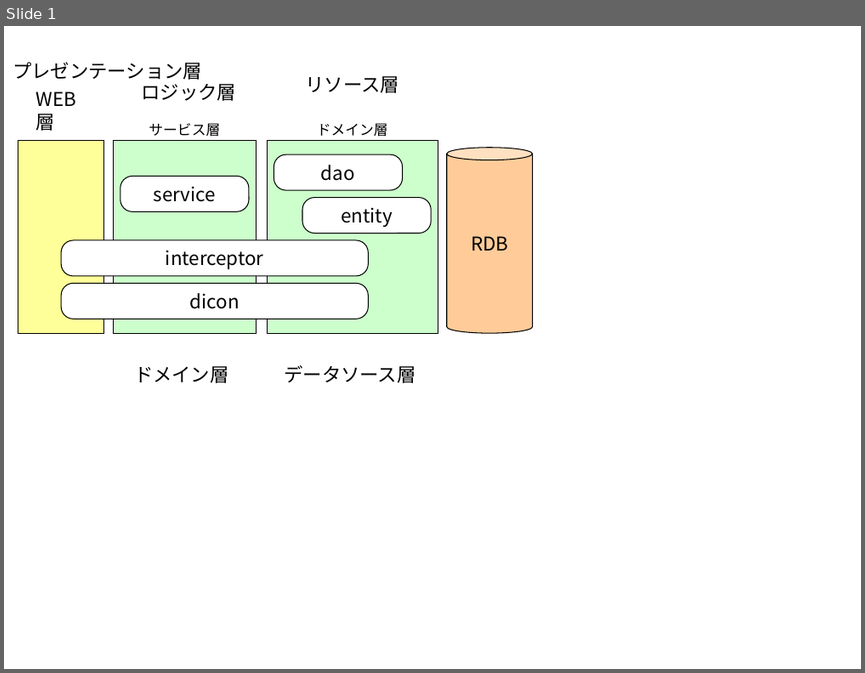
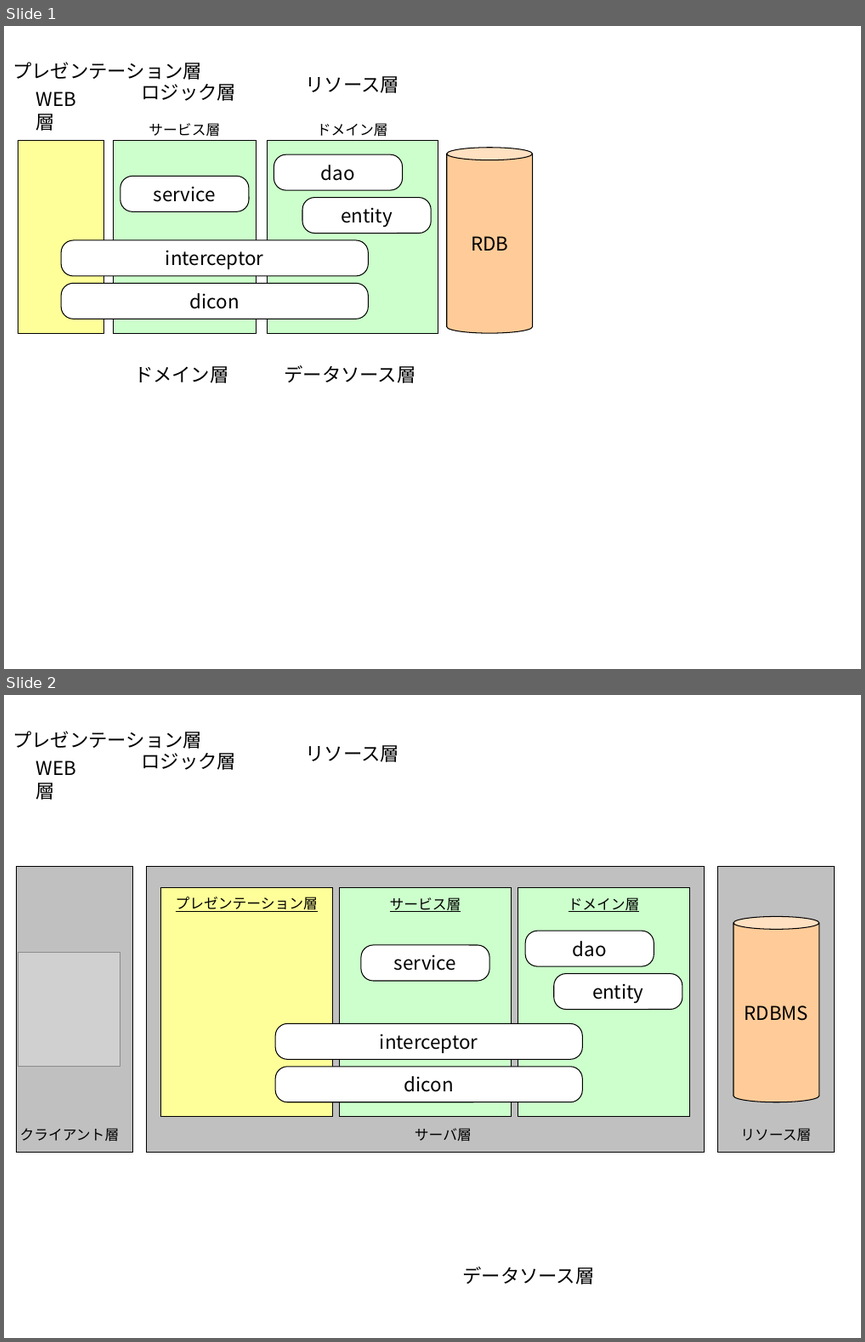
Before and after one commit to seasarorg/s2base.php5, a slide deck: s2base.php5/lib/S2Base/docs/resource/system.ppt. Shown one above the other, each under a label of ours: slide 1 before the commit, slides 1 and 2 after it. The pictures are 865x673 and 865x1342 pixels, drawn with LibreOffice and Linux fonts; fonts in the diff are those of the drawing; grey boxes stand for pictures. Boxes give left, top, right and bottom in pixels: in the first picture for what was removed or moved away, otherwise in the second. Text is boxed around its words. In the diff, an @@ line names an element or a change of style, - is before the commit and + after.

```diff
--- a/s2base.php5/lib/S2Base/docs/resource/system.ppt
+++ b/s2base.php5/lib/S2Base/docs/resource/system.ppt
@@ slide 2 added at [4,695,861,1338], background #FFFFFF @@
@@ text added at [12,731,202,749], 16 pt, text #000000 @@
+プレゼンテーション層
@@ text added at [306,745,399,762], 16 pt, text #000000 @@
+リソース層
@@ text added at [28,753,103,784], 16 pt, text #000000 @@
+WEB層
@@ text added at [141,753,236,770], 16 pt, text #000000 @@
+ロジック層
@@ rectangle added at [16,867,132,1151], fill #C0C0C0, outline #000000 0.74 pt @@
@@ rectangle added at [147,867,704,1151], fill #C0C0C0, outline #000000 0.74 pt @@
@@ rectangle added at [718,867,834,1151], fill #C0C0C0, outline #000000 0.74 pt @@
@@ rectangle added at [160,887,332,1116], fill #FFFF99, outline #000000 0.74 pt @@
@@ text added at [176,896,318,912], 12 pt, text #000000, underline @@
+プレゼンテーション層
@@ rectangle added at [340,888,511,1117], fill #CCFFCC, outline #000000 0.74 pt @@
@@ text added at [390,897,461,912], 12 pt, text #000000, underline @@
+サービス層
@@ rectangle added at [518,888,689,1117], fill #CCFFCC, outline #000000 0.74 pt @@
@@ text added at [568,897,640,912], 12 pt, text #000000, underline @@
+ドメイン層
@@ cylinder added at [733,916,819,1102], fill #FFCC99, outline #000000 0.74 pt, 16 pt, text #000000 @@
+RDBMS
@@ rounded rectangle added at [361,945,490,981], fill #FFFFFF, outline #000000 0.74 pt, 16 pt, text #000000 @@
+service
@@ rounded rectangle added at [525,930,653,967], fill #FFFFFF, outline #000000 0.74 pt, 16 pt, text #000000 @@
+dao
@@ picture added at [18,952,120,1066] @@
@@ rounded rectangle added at [554,974,682,1009], fill #FFFFFF, outline #000000 0.74 pt, 16 pt, text #000000 @@
+entity
@@ rounded rectangle added at [276,1023,582,1059], fill #FFFFFF, outline #000000 0.74 pt, 16 pt, text #000000 @@
+interceptor
@@ rounded rectangle added at [276,1066,582,1102], fill #FFFFFF, outline #000000 0.74 pt, 16 pt, text #000000 @@
+dicon
@@ text added at [20,1128,120,1141], 12 pt, text #000000 @@
+クライアント層
@@ text added at [415,1128,472,1141], 12 pt, text #000000 @@
+サーバ層
@@ text added at [740,1128,811,1141], 12 pt, text #000000 @@
+リソース層
@@ text added at [463,1266,595,1284], 16 pt, text #000000 @@
+データソース層
```
